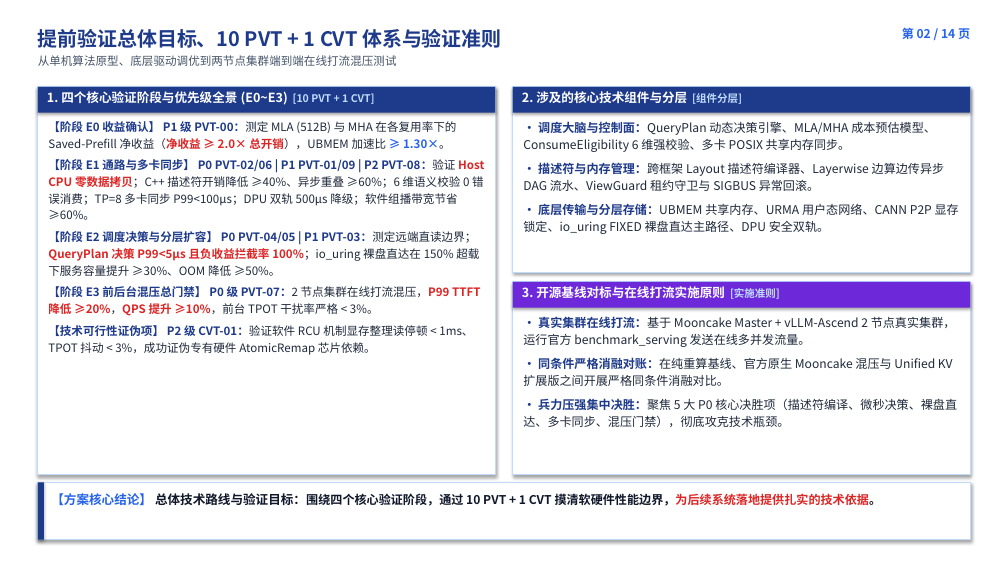
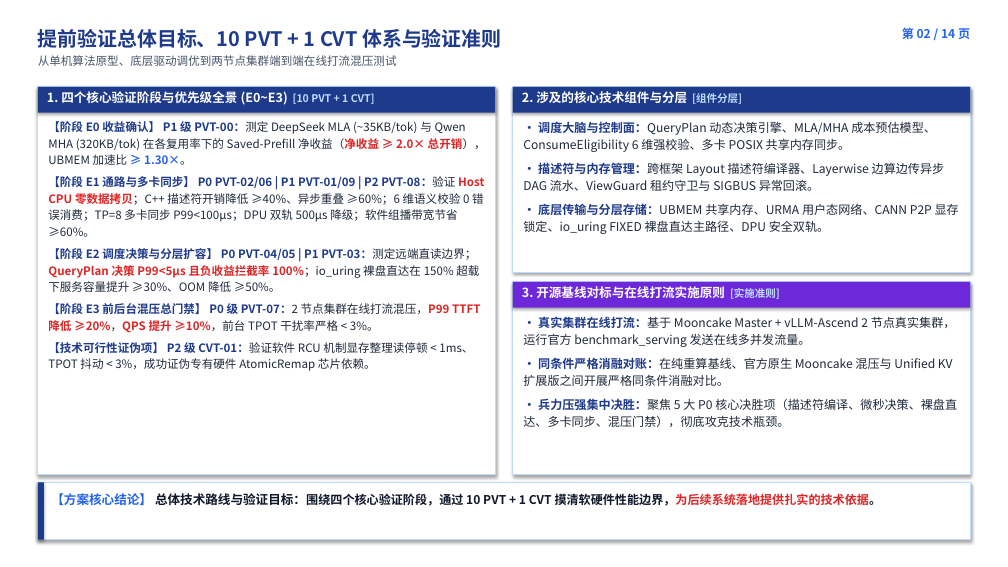
Before and after one commit to stonetree/reports, a slide deck: slide 2 of kvcache/unified_kv_memory/提前验证方案设计/验证计划方案设计/开发人员串讲PPT/00_统一异构KVCache存储池_提前验证全景与开发串讲完整版.pptx. Drawn at 1008x567 pixels with LibreOffice and Linux fonts; fonts in the diff are those of the drawing. Boxes give left, top, right and bottom in pixels: in the first picture for what was removed or moved away, otherwise in the second. Text is boxed around its words. In the diff, an @@ line names an element or a change of style, - is before the commit and + after.

```diff
--- a/kvcache/unified_kv_memory/提前验证方案设计/验证计划方案设计/开发人员串讲PPT/00_统一异构KVCache存储池_提前验证全景与开发串讲完整版.pptx
+++ b/kvcache/unified_kv_memory/提前验证方案设计/验证计划方案设计/开发人员串讲PPT/00_统一异构KVCache存储池_提前验证全景与开发串讲完整版.pptx
@@ text at (48,121,486,165): text changed @@
-【阶段 E0 收益确认】 P1 级 PVT-00：测定 MLA (512B) 与 MHA 在各复用率下的 Saved-Prefill 净收益（净收益 ≥ 2.0× 总开销），UBMEM 加速比 ≥ 1.30×。
+【阶段 E0 收益确认】 P1 级 PVT-00：测定 DeepSeek MLA (~35KB/tok) 与 Qwen MHA (320KB/tok) 在各复用率下的 Saved-Prefill 净收益（净收益 ≥ 2.0× 总开销），UBMEM 加速比 ≥ 1.30×。
```
Also in this commit, not shown: 2 other slides changed, 7 other files.
